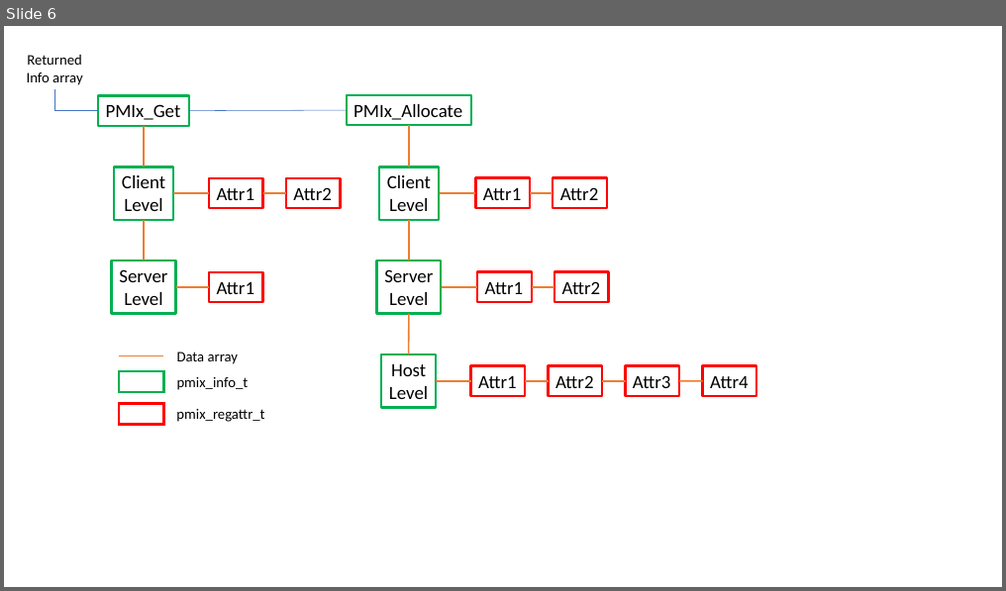
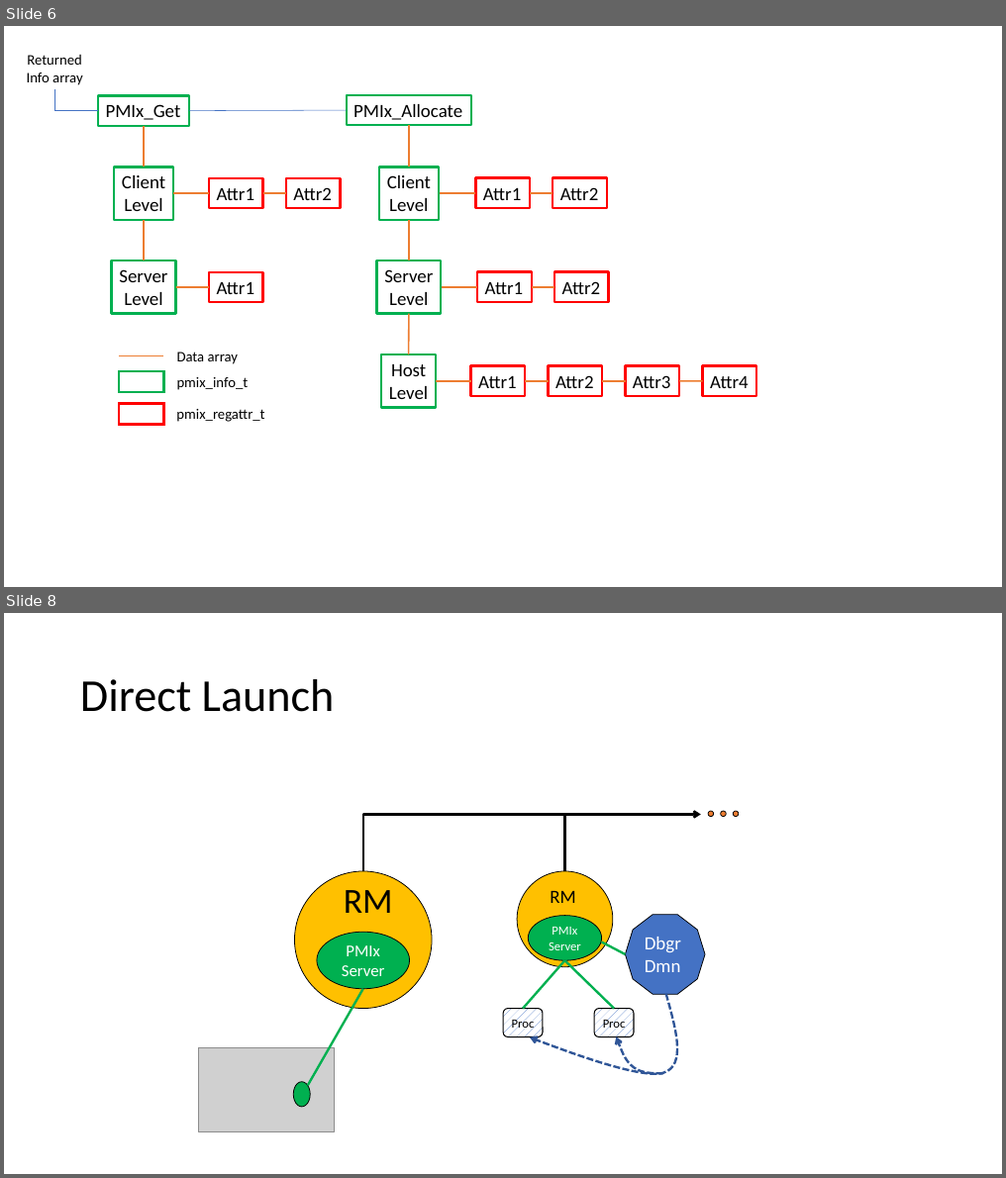
Before and after one commit to pmix/pmix-standard, a slide deck: figs/drawings.pptx. Shown one above the other, each under a label of ours: slide 6 before the commit, slides 6 and 8 after it; the slides between them are not shown. The pictures are 1006x591 and 1006x1178 pixels, drawn with LibreOffice and Linux fonts; fonts in the diff are those of the drawing; grey boxes stand for pictures. Boxes give left, top, right and bottom in pixels: in the first picture for what was removed or moved away, otherwise in the second. Text is boxed around its words. In the diff, an @@ line names an element or a change of style, - is before the commit and + after.

```diff
--- a/figs/drawings.pptx
+++ b/figs/drawings.pptx
@@ slide 8 added at [4,613,1002,1174], background #FFFFFF @@
@@ title added at [80,679,335,712], 44 pt, text #000000 @@
+Direct Launch
@@ elbow arrow added from (363, 871) to (701, 814), #000000 2.25 pt @@
@@ line added from (564, 814) to (564, 871), #000000 2.25 pt @@
@@ ellipse added at [709,811,714,817], fill #ED7D31, outline #000000 0.75 pt @@
@@ ellipse added at [721,811,726,817], fill #ED7D31, outline #000000 0.75 pt @@
@@ ellipse added at [734,811,739,817], fill #ED7D31, outline #000000 0.75 pt @@
@@ ellipse added at [294,871,432,1008], fill #FFC000, outline #000000 0.75 pt @@
@@ ellipse added at [517,871,613,967], fill #FFC000, outline #000000 0.75 pt @@
@@ text added at [344,890,393,913], 34 pt, text #000000 @@
+RM
@@ text added at [549,891,575,903], 18 pt, text #000000 @@
+RM
@@ ellipse added at [317,932,410,989], fill #00B050, outline #000000 0.75 pt, 16 pt, text #FFFFFF @@
+PMIx
+Server
@@ ellipse added at [528,916,601,960], fill #00B050, outline #000000 0.75 pt, 12 pt, text #FFFFFF @@
+PMIx
+Server
@@ decagon added at [626,915,706,995], fill #4472C4, outline #000000 0.75 pt @@
@@ text added at [645,937,681,972], 18 pt, text #FFFFFF @@
+Dbgr
+Dmn
@@ line added from (564, 961) to (523, 1009), #00B050 2.25 pt @@
@@ line added from (564, 961) to (614, 1009), #00B050 2.25 pt @@
@@ line added from (601, 943) to (626, 955), #00B050 2.25 pt @@
@@ line added from (308, 1086) to (363, 989), #00B050 2.25 pt @@
@@ freeform shape added at [530,994,677,1074], outline #2F5597 2.25 pt dashed @@
@@ rounded rectangle added at [503,1009,543,1038], fill pattern #4472C4 on #FFFFFF, outline #000000 1 pt, 12 pt, text #000000 @@
+Proc
@@ rounded rectangle added at [595,1009,635,1038], fill pattern #4472C4 on #FFFFFF, outline #000000 1 pt, 12 pt, text #000000 @@
+Proc
@@ picture added at [199,1048,334,1132] @@
@@ freeform shape added at [617,1038,663,1074], outline #2F5597 2.25 pt dashed @@
@@ ellipse added at [294,1082,310,1107], fill #00B050, outline #000000 0.75 pt @@
```
Also in this commit, not shown: 7 other slides added, 24 other files.
